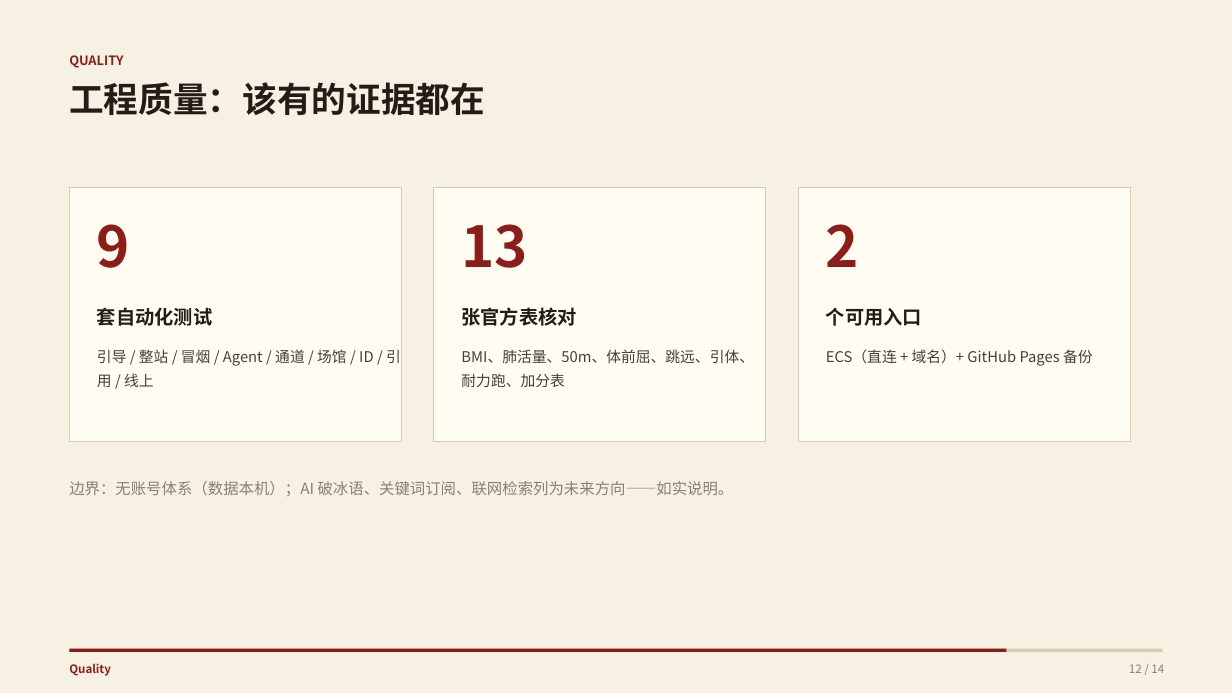
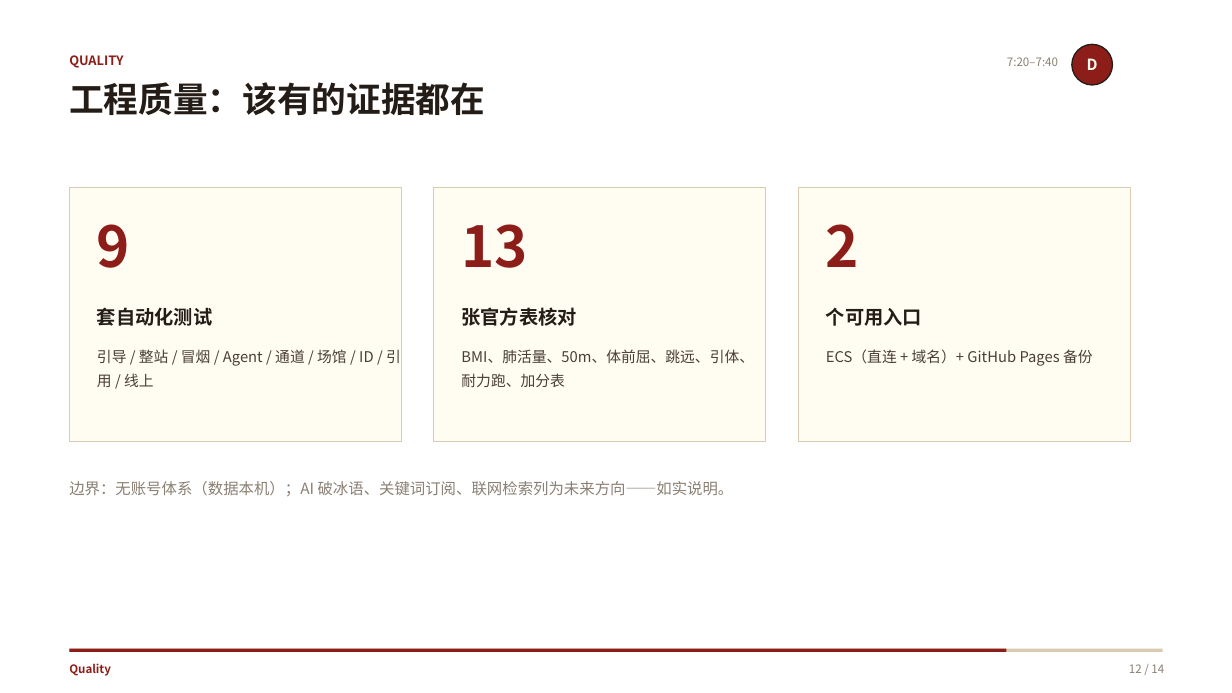
Before and after one commit to liaohc-42/sports-fuel-agent, a slide deck: slide 12 of docs/答辩PPT-练完吃啥.pptx. Drawn at 1232x693 pixels with LibreOffice and Linux fonts; fonts in the diff are those of the drawing; background and template pictures are left out. Boxes give left, top, right and bottom in pixels: in the first picture for what was removed or moved away, otherwise in the second. Text is boxed around its words. In the diff, an @@ line names an element or a change of style, - is before the commit and + after.

```diff
--- a/docs/答辩PPT-练完吃啥.pptx
+++ b/docs/答辩PPT-练完吃啥.pptx
@@ rectangle removed at box(0, 0, 1232, 693) @@
@@ text added at box(1007, 57, 1058, 66), 9 pt, text #8A7F73 @@
+7:20–7:40
@@ ellipse added at box(1072, 44, 1113, 85), fill #8C1D18, outline #241C16 1 pt, 12 pt, text #FFFCF2, bold @@
+D
```
Also in this commit, not shown: 13 other slides changed, 2 other files.
